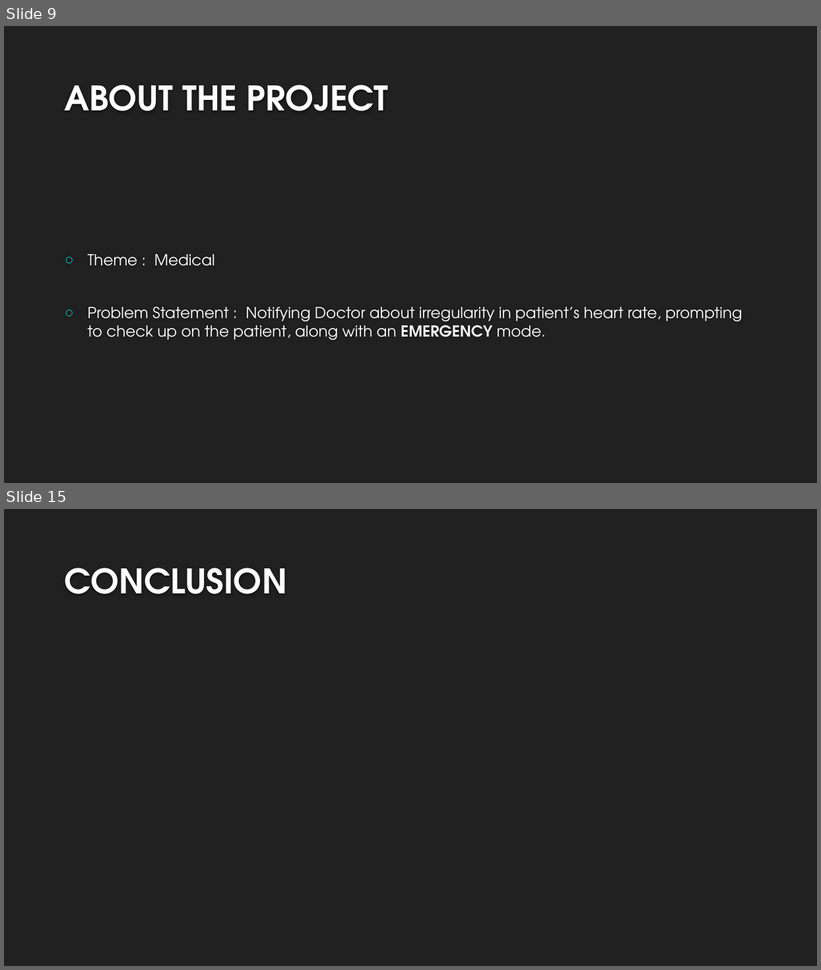
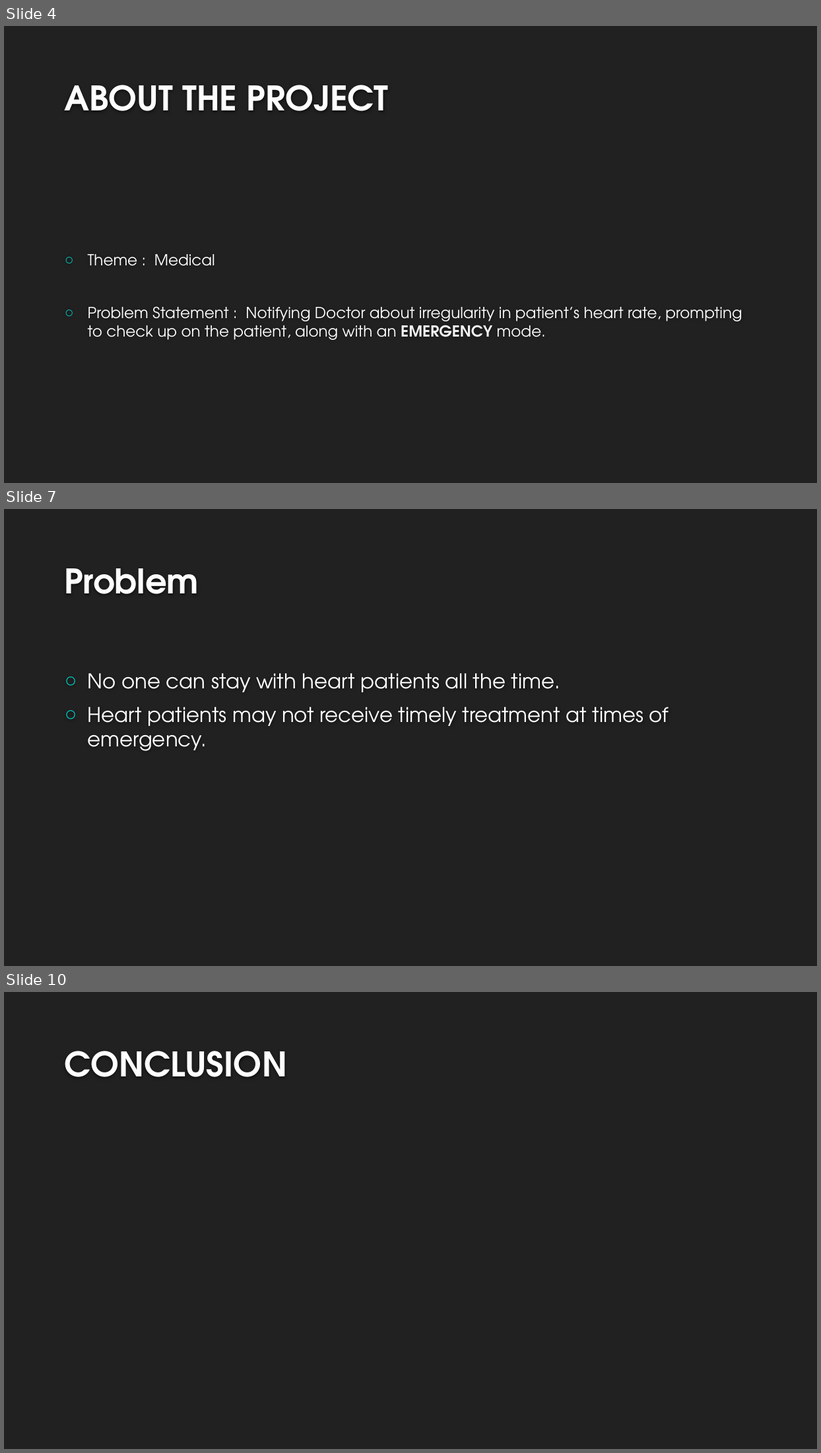
Before and after one commit to amitgit0304/CodeCrafters1, a slide deck: Presentation/Presentation.pptx. Shown one above the other, each under a label of ours: slides 9 and 15 before the commit, slides 4, 7 and 10 after it; the slides between them are not shown. The pictures are 821x970 and 821x1453 pixels, drawn with LibreOffice and Linux fonts; fonts in the diff are those of the drawing; background and template pictures are left out. Boxes give left, top, right and bottom in pixels: in the first picture for what was removed or moved away, otherwise in the second. Text is boxed around its words. In the diff, an @@ line names an element or a change of style, - is before the commit and + after.

```diff
--- a/Presentation/Presentation.pptx
+++ b/Presentation/Presentation.pptx
@@ slide 7 added at <box>4,509,817,966</box>, background #212121 @@
@@ title added at <box>64,568,199,594</box>, 40 pt, text #FEFEFE, bold @@
+Problem
@@ text added at <box>88,673,669,751</box>, 24 pt, text #FFFFFF @@
+○ No one can stay with heart patients all the time.
+○ Heart patients may not receive timely treatment at times of emergency.
@@ what was slide 9 is now slide 4 @@
@@ what was slide 15 is now slide 10 @@
```
Also in this commit, not shown: 3 slides changed, 4 other slides added, 10 slides removed.
